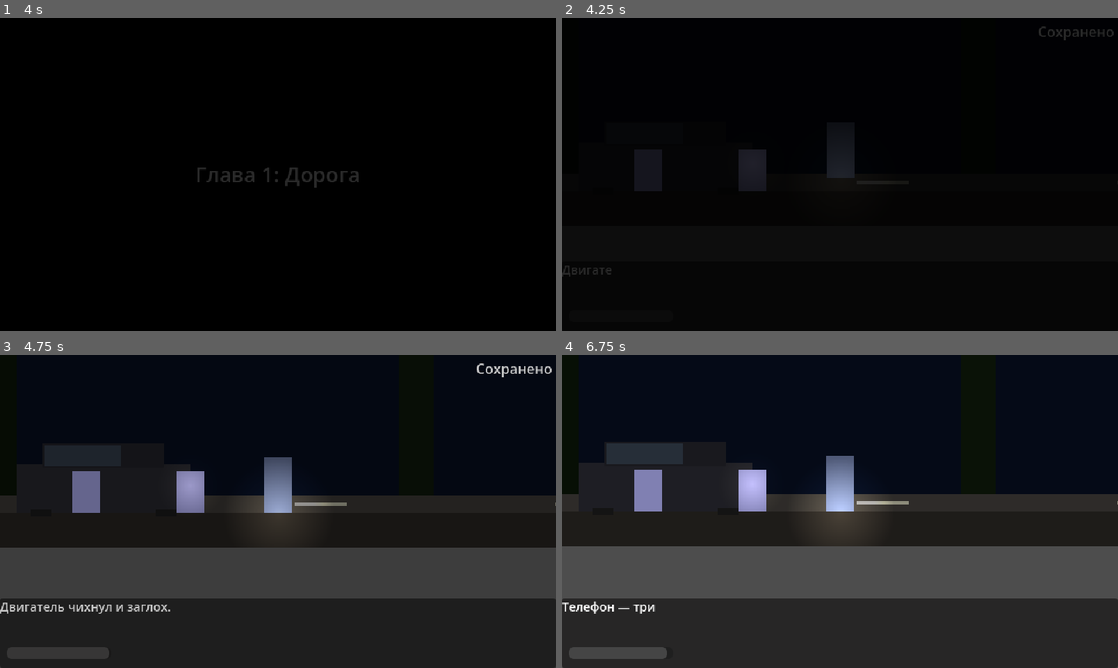
Above: before the commit, frames 1-4 (two rows, left to right).
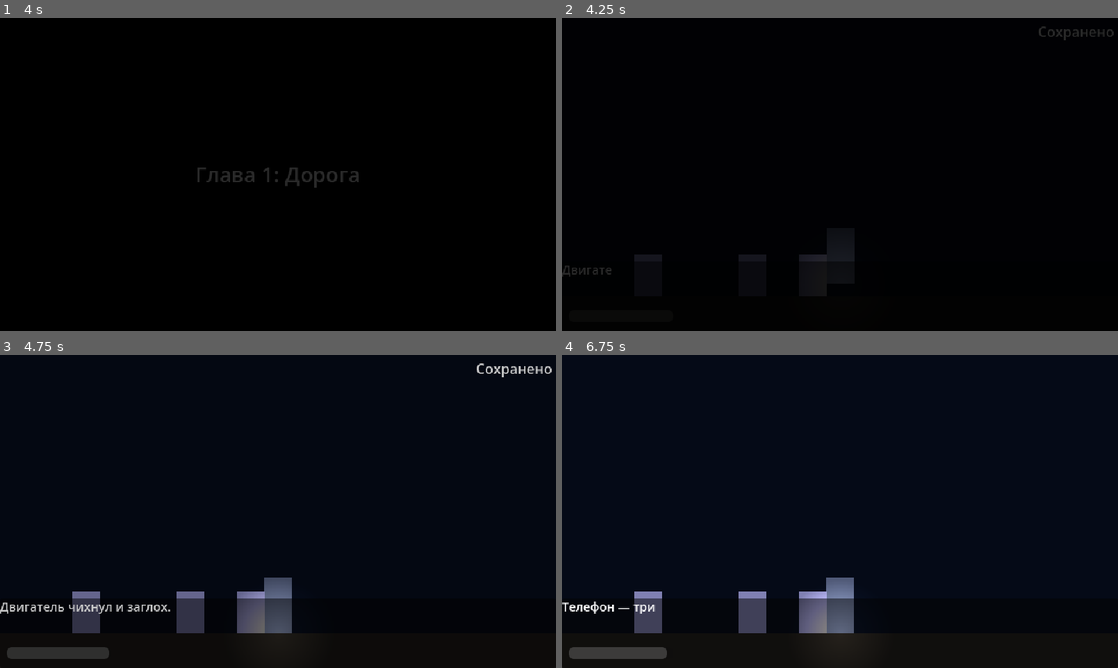
Above: after the commit, the same moments.

Repository: PNVDEVOPS/balagan_game
Game: Godot game, scene res://scenes/ui/main_menu.tscn
Same seed, same stepped clock (60 frames per second), same inputs: the game is played once before the commit and once after it.
Inputs:
- Up to frame 1 (4 s): click "Новая игра" at 0.5 s; tap Enter at 1.25, 2.75 s; hold Space (advance_dialogue) 1.28-2.03 s; hold D (move_right) 1.28-2.78 s; tap Q (hide) at 2.1 s; hold A (move_left) 2.78-3.53 s; hold E (interact) 2.78-3.53 s; tap Space (advance_dialogue) at 3.5 s; hold D (move_right) from 3.53 s (still down); tap Shift (run) at 3.6 s
- Up to frame 2 (4.25 s): keep holding D (move_right)
- Up to frame 3 (4.75 s): keep holding D (move_right); hold Space (advance_dialogue) from 4.28 s (still down)
- Up to frame 4 (6.75 s): release D (move_right) at 5.03 s; release Space (advance_dialogue) at 5.03 s; hold A (move_left) 5.03-5.78 s; tap Q (hide) at 5.1 s; tap Enter at 5.75 s; hold D (move_right) 5.78-6.53 s; hold E (interact) 5.78-6.53 s; tap Space (advance_dialogue) at 6.5 s; hold A (move_left) from 6.53 s (still down); tap Shift (run) at 6.6 s

Frame 1 is identical in both runs. In frame 2, 2.0% of the frame differs, in the area x 13-60%, y 39-78%; in frame 3, 35%; in frame 4, 57%, in the area x 0-100%, y 28-100%.
Error in both runs: Invalid call. Nonexistent function 'set_facing' in base 'PointLight2D (flashlight.gd)'. (res://scripts/player/player.gd:22)

Commit message:
feat: highway — father hunting notes (3 entries), 700px height

Diff:
--- a/scenes/rooms/room_highway.tscn
+++ b/scenes/rooms/room_highway.tscn
@@ -19,7 +19,7 @@
 
 [node name="Background" type="ColorRect" parent="."]
 offset_right = 1800.0
-offset_bottom = 360.0
+offset_bottom = 700.0
 color = Color(0.02, 0.04, 0.09, 1)
 
 [node name="StarsFar" type="ColorRect" parent="."]
@@ -155,9 +155,9 @@
 color = Color(0.8, 0.8, 0.7, 0.6)
 
 [node name="FloorVisual" type="ColorRect" parent="."]
-offset_top = 320.0
+offset_top = 660.0
 offset_right = 1800.0
-offset_bottom = 360.0
+offset_bottom = 700.0
 color = Color(0.12, 0.11, 0.10, 1)
 
 [node name="CarBody" type="ColorRect" parent="."]
@@ -203,7 +203,7 @@
 texture_scale = 1.2
 
 [node name="Floor" type="StaticBody2D" parent="."]
-position = Vector2(0, 320)
+position = Vector2(0, 660)
 
 [node name="CollisionShape2D" type="CollisionShape2D" parent="Floor"]
 shape = SubResource("WorldBoundaryShape2D_floor")
@@ -215,24 +215,24 @@
 shape = SubResource("RectangleShape2D_car")
 
 [node name="Player" parent="." instance=ExtResource("2")]
-position = Vector2(380.0, 300.0)
+position = Vector2(380.0, 640.0)
 
 [node name="SpawnPoint" type="Marker2D" parent="."]
-position = Vector2(380.0, 300.0)
+position = Vector2(380.0, 640.0)
 
 [node name="RoomRight" type="Marker2D" parent="."]
 position = Vector2(1800.0, 180.0)
 
 [node name="PhoneExamine" parent="." instance=ExtResource("4")]
-position = Vector2(160.0, 320.0)
+position = Vector2(160.0, 660.0)
 examine_text = "Телефон. Три полоски сигнала — и вдруг ноль. Метель глушит всё."
 
 [node name="HoodExamine" parent="." instance=ExtResource("4")]
-position = Vector2(280.0, 320.0)
+position = Vector2(280.0, 660.0)
 examine_text = "Капот холодный. Мотор не схватывается. Дорога назад закрыта."
 
 [node name="SnowSign" parent="." instance=ExtResource("4")]
-position = Vector2(900.0, 300.0)
+position = Vector2(900.0, 640.0)
 examine_text = "Указатель занесло снегом. Цифры не разобрать."
 
 [node name="TriggerZone" type="Area2D" parent="."]
@@ -243,4 +243,19 @@
 [node name="CollisionShape2D" type="CollisionShape2D" parent="TriggerZone"]
 shape = SubResource("RectangleShape2D_trigger")
 
+[node name="NoteFather1" parent="." instance=ExtResource("4")]
+position = Vector2(350, 660)
+examine_text = ""
+
+[node name="NoteFather2" parent="." instance=ExtResource("4")]
+position = Vector2(900, 660)
+examine_text = ""
+
+[node name="NoteFather3" parent="." instance=ExtResource("4")]
+position = Vector2(1450, 660)
+examine_text = ""
+
+[node name="RoomBottom" type="Marker2D" parent="."]
+position = Vector2(0, 700)
+
 [node name="HUD" parent="." instance=ExtResource("3")]
--- a/scripts/rooms/room_highway_logic.gd
+++ b/scripts/rooms/room_highway_logic.gd
@@ -12,6 +12,13 @@
 		await get_tree().process_frame
 		DialogueManager.start_dialogue("highway_arrival")
 
+	for note_data in [["NoteFather1", "notes/note_father_1"], ["NoteFather2", "notes/note_father_2"],
+			["NoteFather3", "notes/note_father_3"]]:
+		var note := get_node_or_null(note_data[0])
+		var key: String = note_data[1]
+		if note:
+			note.examined.connect(func(): DialogueManager.start_dialogue(key))
+
 func _on_zone_entered(body: Node2D) -> void:
 	if body.is_in_group("player"):
 		GameManager.change_room("door_continue")
